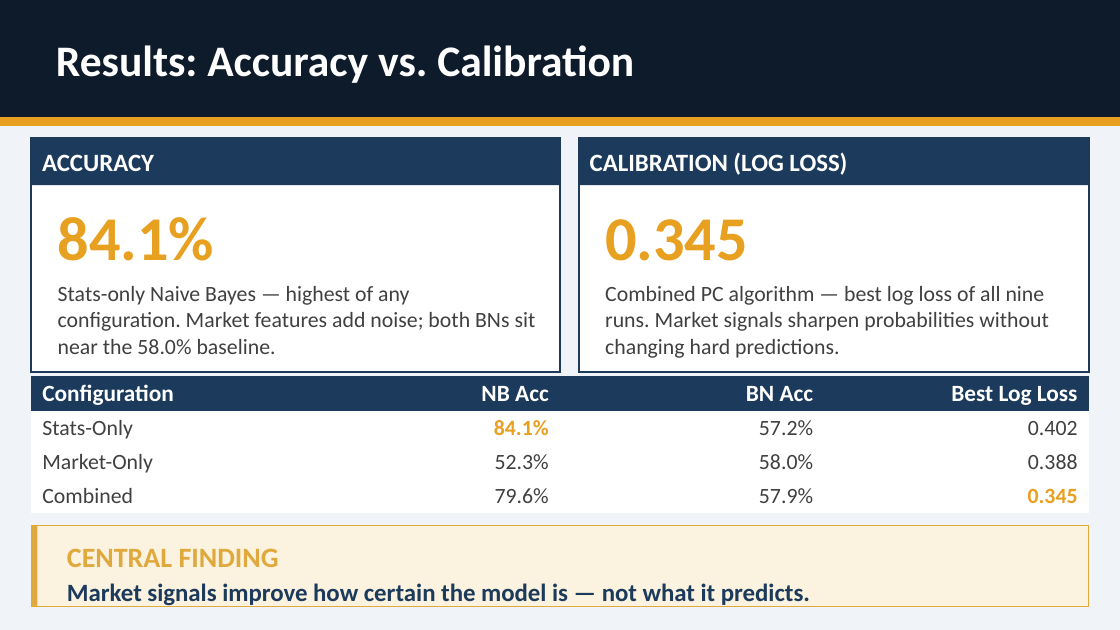
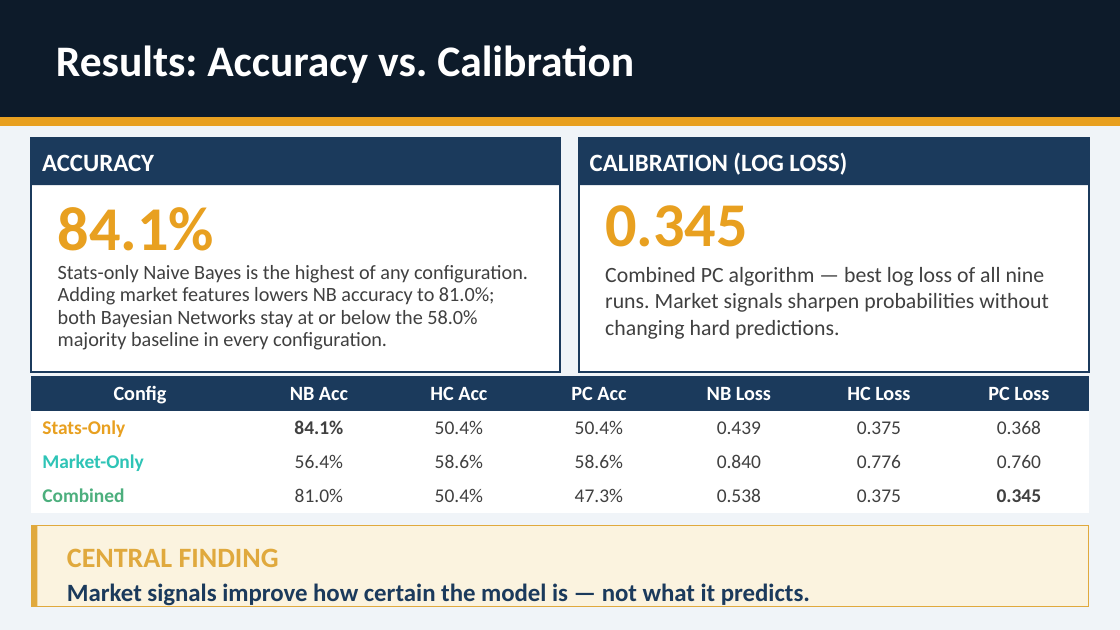
Before and after one commit to lelandweeks/NFL-Bayesian-Network-Market-Signals, a slide deck: slide 7 of docs/final_report/cs610_final_report_presentation.pptx (slide 5 before the commit). Drawn at 1120x630 pixels with LibreOffice and Linux fonts; fonts in the diff are those of the drawing. Boxes give left, top, right and bottom in pixels: in the first picture for what was removed or moved away, otherwise in the second. Text is boxed around its words. In the diff, an @@ line names an element or a change of style, - is before the commit and + after.

```diff
--- a/docs/final_report/cs610_final_report_presentation.pptx
+++ b/docs/final_report/cs610_final_report_presentation.pptx
@@ text "0.345": place and size @@
-text "0.345" at (605,219,748,261)
+text "0.345" at (605,205,748,247)
@@ text "84.1%": place and size @@
-text "84.1%" at (58,217,214,261)
+text "84.1%" at (58,207,214,251)
@@ text at (58,265,528,350): text changed; size 14 to 13 pt @@
-Stats-only Naive Bayes — highest of any configuration. Market features add noise; both BNs sit near the 58.0% baseline.
+Stats-only Naive Bayes is the highest of any configuration. Adding market features lowers NB accuracy to 81.0%; both Bayesian Networks stay at or below the 58.0% majority baseline in every configuration.
@@ text "Combined PC algorithm — best ...": place and size @@
-text "Combined PC algorithm — best ..." at (605,286,1049,358)
+text "Combined PC algorithm — best ..." at (605,267,1049,339)
@@ table at (31,376,1089,513) @@
-column 1: Configuration | Stats-Only | Market-Only | Combined
-column 2: NB Acc | 84.1% | 52.3% | 79.6%
-column 3: BN Acc | 57.2% | 58.0% | 57.9%
-column 4: Best Log Loss | 0.402 | 0.388 | 0.345
+column 1: Config | Stats-Only | Market-Only | Combined
+column 2: NB Acc | 84.1% | 56.4% | 81.0%
+column 3: HC Acc | 50.4% | 58.6% | 50.4%
+column 4: PC Acc | 50.4% | 58.6% | 47.3%
+column 5: NB Loss | 0.439 | 0.840 | 0.538
+column 6: HC Loss | 0.375 | 0.776 | 0.375
+column 7: PC Loss | 0.368 | 0.760 | 0.345
```
Also in this commit, not shown: 4 other slides changed, 4 slides added, 2 slides removed, 3 other files.
